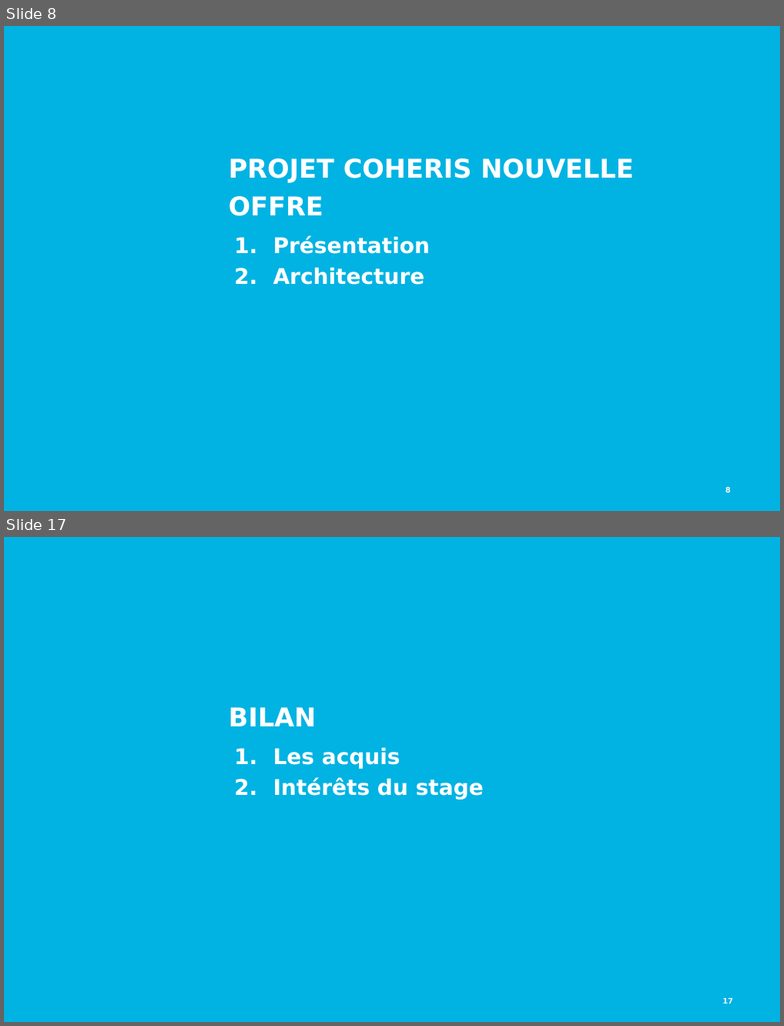
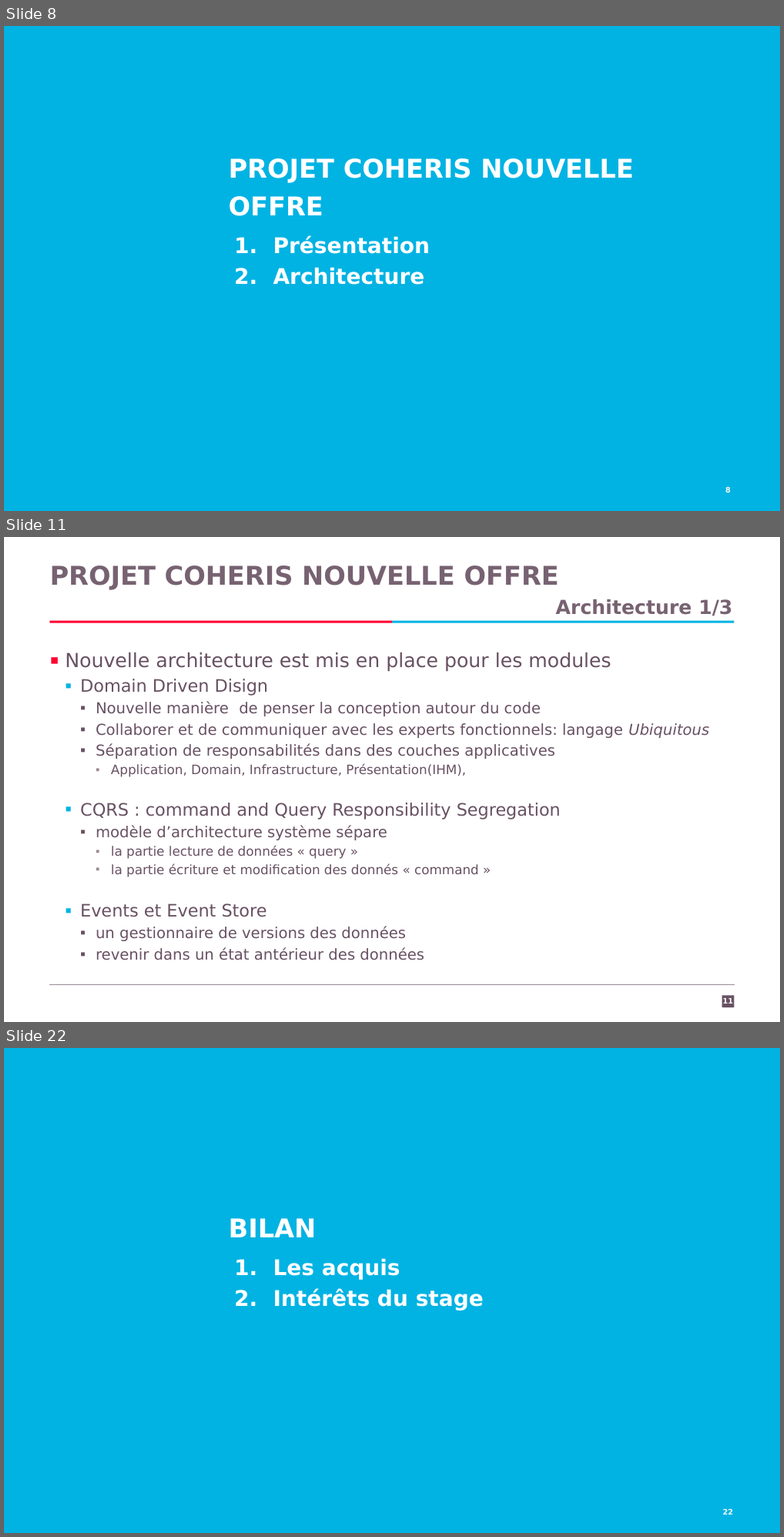
Before and after one commit to Kingsousse/Intership-Report-CRM, a slide deck: presentation.pptx. Shown one above the other, each under a label of ours: slides 8 and 17 before the commit, slides 8, 11 and 22 after it; the slides between them are not shown. The pictures are 784x1026 and 784x1537 pixels, drawn with LibreOffice and Linux fonts; fonts in the diff are those of the drawing; background and template pictures are left out. Boxes give left, top, right and bottom in pixels: in the first picture for what was removed or moved away, otherwise in the second. Text is boxed around its words. In the diff, an @@ line names an element or a change of style, - is before the commit and + after.

```diff
--- a/presentation.pptx
+++ b/presentation.pptx
@@ slide 11 added at bbox=[4, 537, 780, 1022], background #FFFFFF @@
@@ title added at bbox=[50, 565, 559, 590], 24 pt, text #776271, bold @@
+PROJET COHERIS NOUVELLE OFFRE
@@ text added at bbox=[556, 599, 732, 616], 18 pt, text #776271, bold @@
+  Architecture 1/3
@@ rectangle added at bbox=[49, 621, 392, 623], fill #FF0032 @@
@@ rectangle added at bbox=[392, 621, 735, 623], fill #00B3E3 @@
@@ text added at bbox=[65, 653, 709, 961], 14 pt, text #685162 @@
+▪ Nouvelle architecture est mis en place pour les modules
+  ▪ Domain Driven Disign
+    ▪ Nouvelle manière de penser la conception autour du code
+    ▪ Collaborer et de communiquer avec les experts fonctionnels: langage Ubiquitous
+    ▪ Séparation de responsabilités dans des couches applicatives
+      ▪ Application, Domain, Infrastructure, Présentation(IHM),
+  ▪ CQRS : command and Query Responsibility Segregation
+    ▪ modèle d’architecture système sépare
+      ▪ la partie lecture de données « query »
+      ▪ la partie écriture et modification des donnés « command »
+  ▪ Events et Event Store
+    ▪ un gestionnaire de versions des données
+    ▪ revenir dans un état antérieur des données
@@ line added from (49, 985) to (735, 985), #998895 0.75 pt @@
@@ rectangle added at bbox=[722, 996, 735, 1008], fill #685162 @@
@@ page number added at bbox=[723, 998, 734, 1004], 7 pt, text #F8F8F8, bold @@
+11
@@ what was slide 17 is now slide 22 @@
@@ page number at bbox=[723, 1509, 734, 1515]: text changed @@
-17
+22
```
Also in this commit, not shown: 9 slides changed, 5 other slides added, 3 slides removed.
